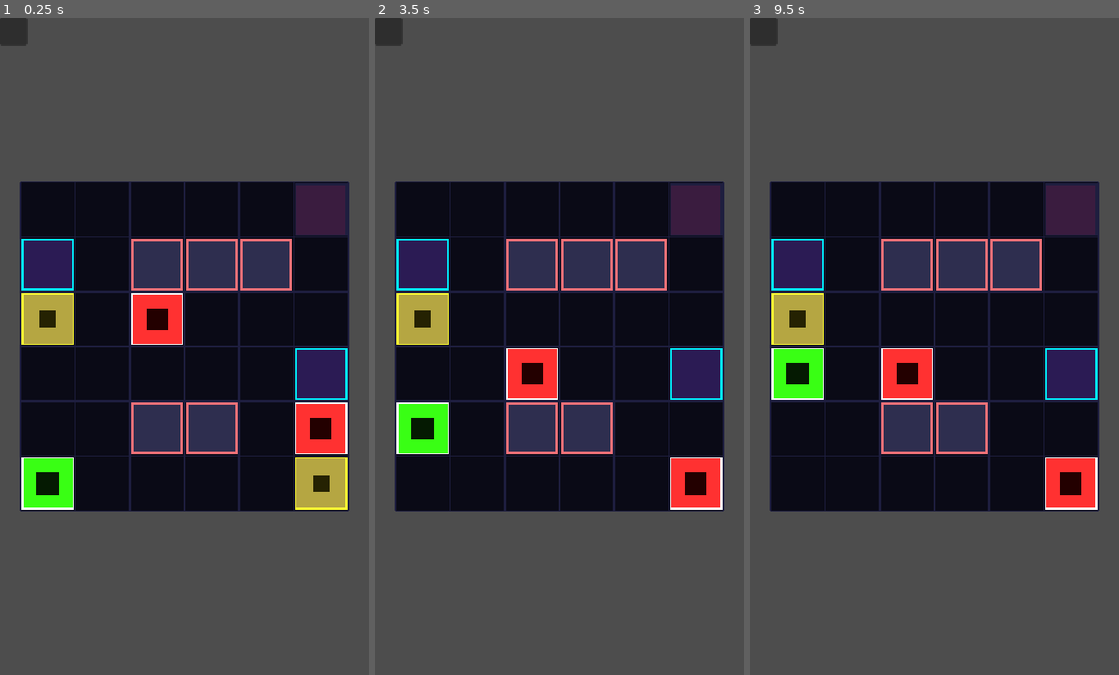
Above: before the commit, frames 1-3 (left to right).
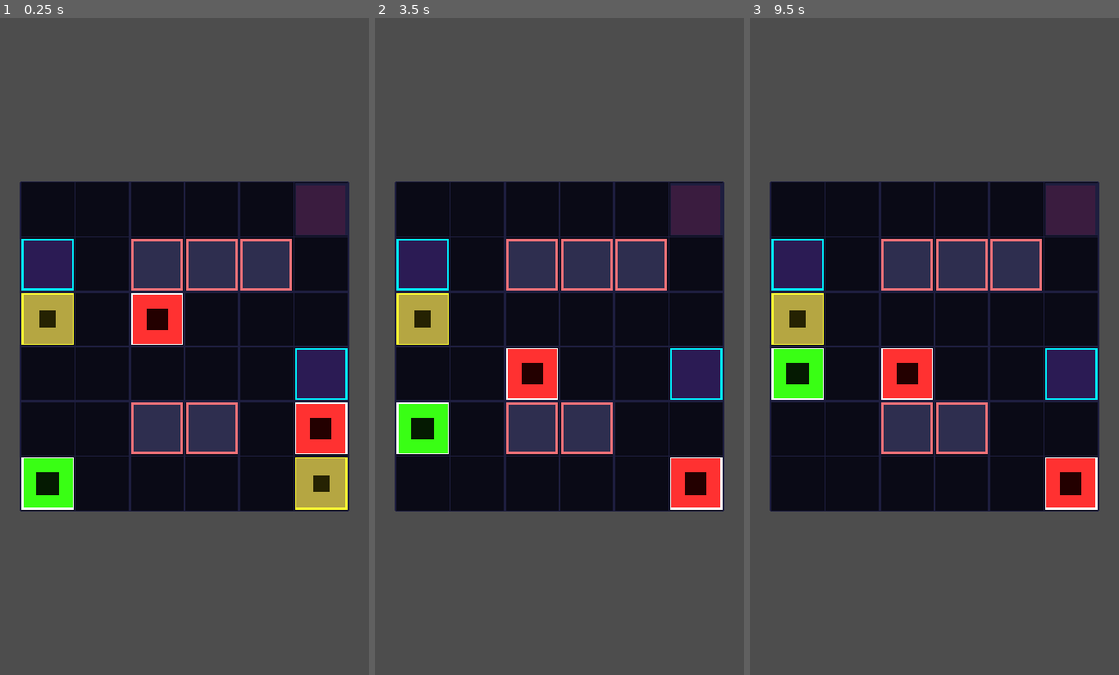
Above: after the commit, the same moments.

Repository: Kartikesh07/grid-walker
Game: Godot game, scene res://main.tscn
The game is run twice, just before and just after one commit, with the same random seed, the same clock (stepped at 60 frames per second) and the same inputs.
Inputs (mouse positions are in pixels of both pictures, inside the frame that each line leads up to):
- Up to frame 1 (0.25 s): no input
- Up to frame 2 (3.5 s): tap Enter at 0.5, 2 s; move the mouse to (640, 313) at 0.52 s; hold Right (ui_right) 0.53-1.25 s; tap Z at 0.6, 2.1 s; click (640, 313) at 0.67 s; tap Space at 1.25, 2.75 s; drag from (485, 379) to (541, 477) at 1.27 s; move the mouse to (596, 201) at 2.02 s; hold Right (ui_right) 2.03-2.75 s; drag from (541, 477) to (448, 247) at 2.77 s
- Up to frame 3 (9.5 s): move the mouse to (1045, 445) at 3.52 s; hold Left (ui_left) 3.53-4.25 s; tap Z every 1.5 s from 3.6 to 8.1 s; tap Enter at 4.25 s; drag from (823, 247) to (879, 182) at 4.27 s; move the mouse to (952, 346) at 5.02 s; hold Down (ui_down) 5.03-5.75 s; click (952, 346) at 5.17 s; tap Space at 5.75 s; drag from (879, 182) to (860, 379) at 5.77 s; move the mouse to (1015, 313) at 6.52 s; hold Up (ui_up) 6.53-7.25 s; drag from (860, 379) to (916, 477) at 7.27 s; move the mouse to (971, 201) at 8.02 s; hold Down (ui_down) 8.03-8.75 s; drag from (916, 477) to (823, 247) at 8.77 s

The runs differ from the first frame. In frame 1, 0.3% of the frame differs, in the area x 0-8%, y 0-5%; in frame 2, 0.3%; in frame 3, 0.3%.

Commit message:
feat: implement HUD controller script and integrate Victory/Breach popups

Diff:
--- a/main.tscn
+++ b/main.tscn
@@ -2,6 +2,43 @@
 
 [ext_resource type="Script" uid="uid://co6yg6r6235f6" path="res://src/game_manager.gd" id="1_0xm2m"]
 [ext_resource type="Script" uid="uid://tpeghwfnimhw" path="res://src/scenes/level_view.gd" id="1_ig7tw"]
+[ext_resource type="Script" uid="uid://0jj534iswaqy" path="res://src/scenes/hud.gd" id="3_h2yge"]
+
+[sub_resource type="StyleBoxFlat" id="StyleBoxFlat_4btf5"]
+bg_color = Color(0.050980393, 0.050980393, 0.12941177, 1)
+border_width_left = 2
+border_width_top = 2
+border_width_right = 2
+border_width_bottom = 2
+border_color = Color(0, 0.9411765, 1, 1)
+corner_radius_top_left = 6
+corner_radius_top_right = 6
+corner_radius_bottom_right = 6
+corner_radius_bottom_left = 6
+
+[sub_resource type="StyleBoxFlat" id="StyleBoxFlat_mktl6"]
+bg_color = Color(0.101960786, 0.101960786, 0.22745098, 1)
+border_width_left = 1
+border_width_top = 1
+border_width_right = 1
+border_width_bottom = 1
+border_color = Color(0, 0.9411765, 1, 1)
+corner_radius_top_left = 4
+corner_radius_top_right = 4
+corner_radius_bottom_right = 4
+corner_radius_bottom_left = 4
+
+[sub_resource type="StyleBoxFlat" id="StyleBoxFlat_j7f80"]
+bg_color = Color(0.16470589, 0.16470589, 0.3529412, 1)
+border_width_left = 1
+border_width_top = 1
+border_width_right = 1
+border_width_bottom = 1
+border_color = Color(0, 0.9411765, 1, 1)
+corner_radius_top_left = 4
+corner_radius_top_right = 4
+corner_radius_bottom_right = 4
+corner_radius_bottom_left = 4
 
 [node name="Main" type="Node2D" unique_id=1907273590]
 script = ExtResource("1_0xm2m")
@@ -10,7 +47,51 @@
 script = ExtResource("1_ig7tw")
 
 [node name="HUD" type="CanvasLayer" parent="." unique_id=126121277]
+script = ExtResource("3_h2yge")
 
 [node name="GameEndPopup" type="Panel" parent="HUD" unique_id=1662449210]
-offset_right = 40.0
-offset_bottom = 40.0
+anchors_preset = 8
+anchor_left = 0.5
+anchor_top = 0.5
+anchor_right = 0.5
+anchor_bottom = 0.5
+offset_left = -180.0
+offset_top = -120.0
+offset_right = 180.0
+offset_bottom = 120.0
+grow_horizontal = 2
+grow_vertical = 2
+theme_override_styles/panel = SubResource("StyleBoxFlat_4btf5")
+
+[node name="TitleLabel" type="Label" parent="HUD/GameEndPopup" unique_id=1745580550]
+layout_mode = 1
+anchors_preset = 10
+anchor_right = 1.0
+offset_top = 30.0
+offset_bottom = 90.0
+grow_horizontal = 2
+theme_override_font_sizes/font_size = 28
+horizontal_alignment = 1
+vertical_alignment = 1
+
+[node name="RestartButton" type="Button" parent="HUD/GameEndPopup" unique_id=572687346]
+layout_mode = 0
+offset_left = 40.0
+offset_top = 150.0
+offset_right = 170.0
+offset_bottom = 190.0
+theme_override_colors/font_color = Color(1, 1, 1, 1)
+theme_override_styles/normal = SubResource("StyleBoxFlat_mktl6")
+theme_override_styles/hover = SubResource("StyleBoxFlat_j7f80")
+text = "RETRY"
+
+[node name="UndoButton" type="Button" parent="HUD/GameEndPopup" unique_id=276856914]
+layout_mode = 0
+offset_left = 190.0
+offset_top = 150.0
+offset_right = 320.0
+offset_bottom = 190.0
+theme_override_colors/font_color = Color(1, 1, 1, 1)
+theme_override_styles/normal = SubResource("StyleBoxFlat_mktl6")
+theme_override_styles/hover = SubResource("StyleBoxFlat_j7f80")
+text = "UNDO MOVE"
--- a/src/game_manager.gd
+++ b/src/game_manager.gd
@@ -4,6 +4,7 @@
 const LevelDataClass = preload("res://src/core/level_data.gd")
 
 @onready var level_view: Node2D = $LevelView
+@onready var hud: CanvasLayer = $HUD
 
 var model: GridModel = null
 var current_level_data: LevelData = null
@@ -28,6 +29,10 @@
 	level_view.undo_requested.connect(_on_undo_requested)
 	level_view.redo_requested.connect(_on_redo_requested)
 
+	# Connect HUD action requests
+	hud.restart_requested.connect(_on_hud_restart)
+	hud.undo_requested.connect(_on_hud_undo)
+
 func _on_move_requested(direction: Vector2i) -> void:
 	# Capture the pre-move state and save it to the history stack
 	var state_before_move = model.serialize_state()
@@ -40,13 +45,13 @@
 		# Update visuals instantly
 		level_view.snap_to_state(model)
 
-		# Check for victory or game over conditions
+		# Show HUD popups for win/loss instead of instantly resetting
 		if model.victory:
 			print("VICTORY! Level completed successfully!")
-			_restart_level()
+			hud.show_victory()
 		elif model.game_over:
 			print("BREACHED! Game Over!")
-			_restart_level()
+			hud.show_breach()
 
 func _on_undo_requested() -> void:
 	if history.can_undo():
@@ -57,6 +62,7 @@
 		# Apply previous state
 		model.deserialize_state(previous_state)
 		level_view.snap_to_state(model)
+		hud.hide_popup() # Hide popup since we've rewound to safety
 		print("Undo executed. Player back at: ", model.admin_pos)
 	else:
 		print("Undo stack empty.")
@@ -70,9 +76,25 @@
 		# Apply next state
 		model.deserialize_state(next_state)
 		level_view.snap_to_state(model)
+
+		# Re-evaluate popup state based on redo state
+		if model.victory:
+			hud.show_victory()
+		elif model.game_over:
+			hud.show_breach()
+		else:
+			hud.hide_popup()
+
 		print("Redo executed. Player forward at: ", model.admin_pos)
 	else:
 		print("Redo stack empty.")
+
+func _on_hud_restart() -> void:
+	_restart_level()
+	hud.hide_popup()
+
+func _on_hud_undo() -> void:
+	_on_undo_requested()
 
 func _restart_level() -> void:
 	# Reset history and reload level model and view layouts
--- /dev/null
+++ b/src/scenes/hud.gd
@@ -0,0 +1,43 @@
+extends CanvasLayer
+
+signal restart_requested()
+signal undo_requested()
+
+@onready var popup: Panel = $GameEndPopup
+@onready var title_label: Label = $GameEndPopup/TitleLabel
+@onready var restart_button: Button = $GameEndPopup/RestartButton
+@onready var undo_button: Button = $GameEndPopup/UndoButton
+
+# Color presets for popup borders
+const COLOR_VICTORY_BORDER = Color("39ff14") # Neon green
+const COLOR_BREACH_BORDER = Color("ff3131")  # Neon red
+
+func _ready() -> void:
+	# Hide the popup by default on start
+	popup.hide()
+
+	# Connect buttons to emit custom HUD signals
+	restart_button.pressed.connect(func(): restart_requested.emit())
+	undo_button.pressed.connect(func(): undo_requested.emit())
+
+func show_victory() -> void:
+	title_label.text = "SYSTEM CLEANSED"
+	set_popup_border_color(COLOR_VICTORY_BORDER)
+	popup.show()
+
+func show_breach() -> void:
+	title_label.text = "SECURITY COMPROMISED"
+	set_popup_border_color(COLOR_BREACH_BORDER)
+	popup.show()
+
+func hide_popup() -> void:
+	popup.hide()
+
+# Helper to dynamically update the border color of the panel's flat StyleBox
+func set_popup_border_color(color: Color) -> void:
+	var stylebox = popup.get_theme_stylebox("panel") as StyleBoxFlat
+	if stylebox:
+		# We duplicate the stylebox to prevent changing the resource globally
+		var dup_stylebox = stylebox.duplicate() as StyleBoxFlat
+		dup_stylebox.border_color = color
+		popup.add_theme_stylebox_override("panel", dup_stylebox)
